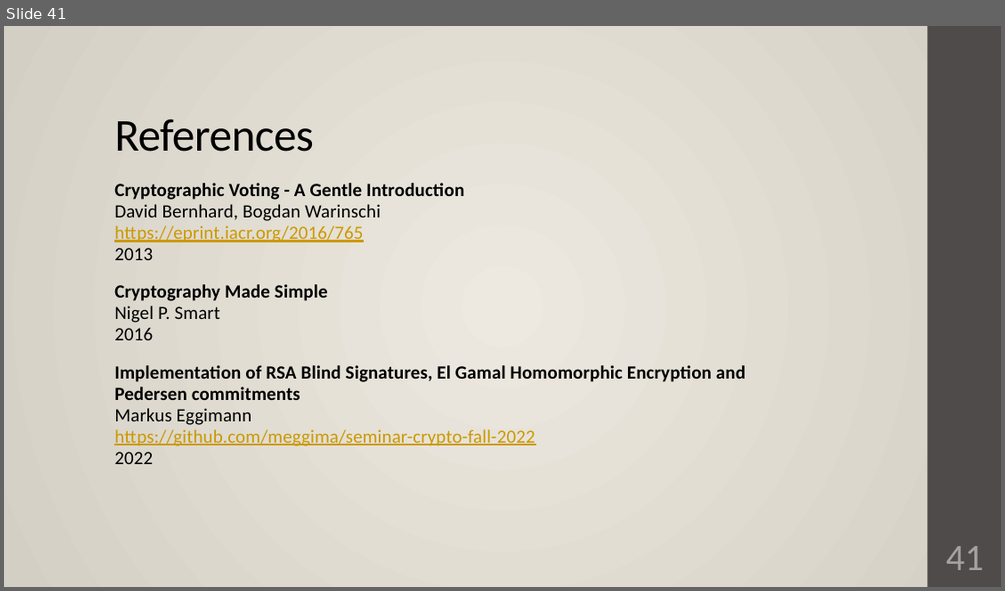
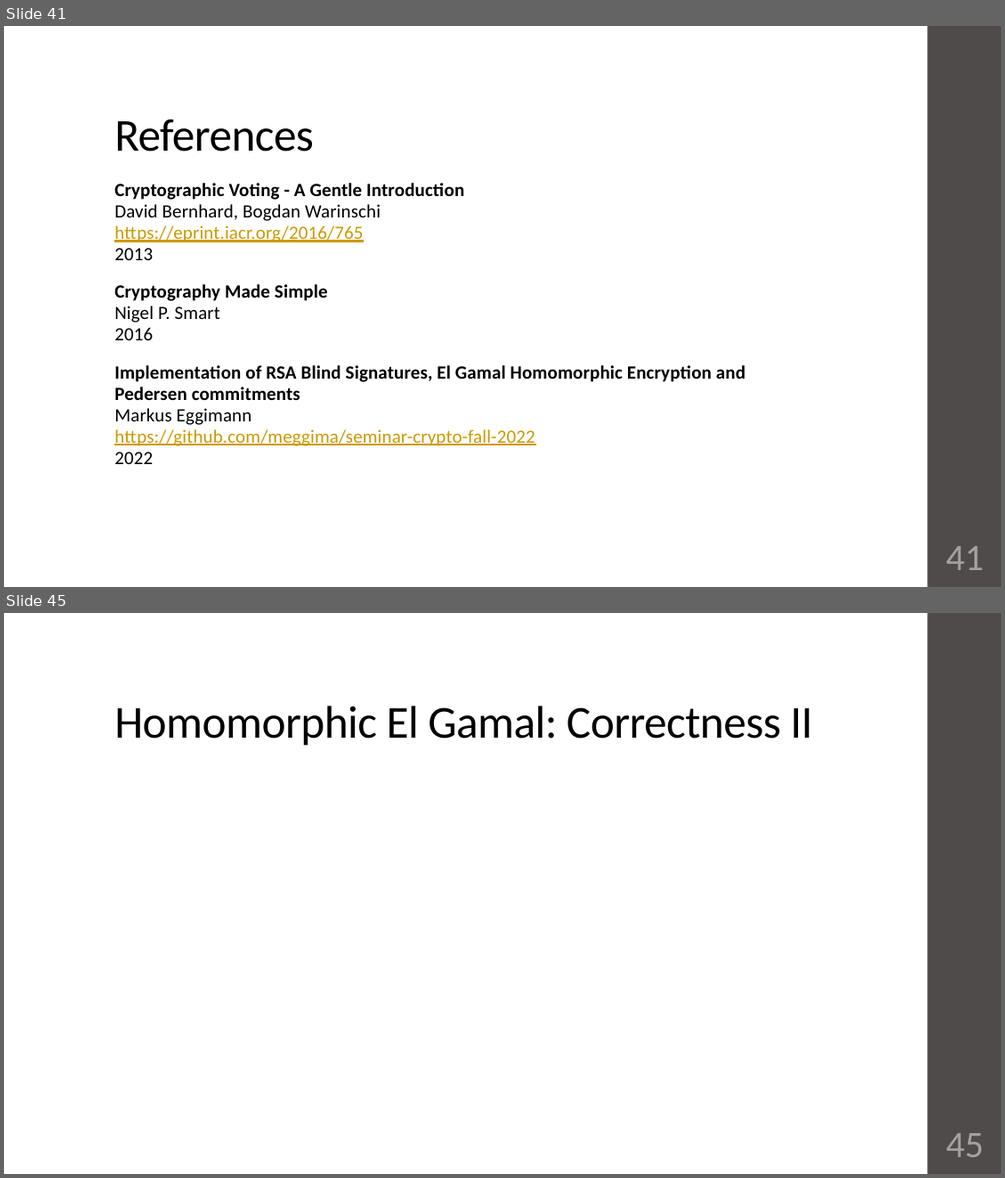
Before and after one commit to meggima/seminar-crypto-fall-2022, a slide deck: presentation/CryptographicPrimitives.pptx. Shown one above the other, each under a label of ours: slide 41 before the commit, slides 41 and 45 after it; the slides between them are not shown. The pictures are 1005x591 and 1005x1178 pixels, drawn with LibreOffice and Linux fonts; fonts in the diff are those of the drawing; grey boxes stand for pictures. Boxes give left, top, right and bottom in pixels: in the first picture for what was removed or moved away, otherwise in the second. Text is boxed around its words. In the diff, an @@ line names an element or a change of style, - is before the commit and + after.

```diff
--- a/presentation/CryptographicPrimitives.pptx
+++ b/presentation/CryptographicPrimitives.pptx
@@ slide 45 added at box(4, 613, 1001, 1174), background #FFFFFF; not listed: 1 template element that a slide beside it also shows @@
@@ title added at box(114, 706, 812, 746), 44 pt, text #000000 @@
+Homomorphic El Gamal: Correctness II
@@ page number added at box(946, 1133, 984, 1157), 36 pt, text #A6A1A1 @@
+45
@@ slide 41 changed as well @@
@@ background gradient #EDE9E0 to #D4CFC4 to #FFFFFF @@
```
Also in this commit, not shown: 40 other slides changed, 3 other slides added, 4 other files.
